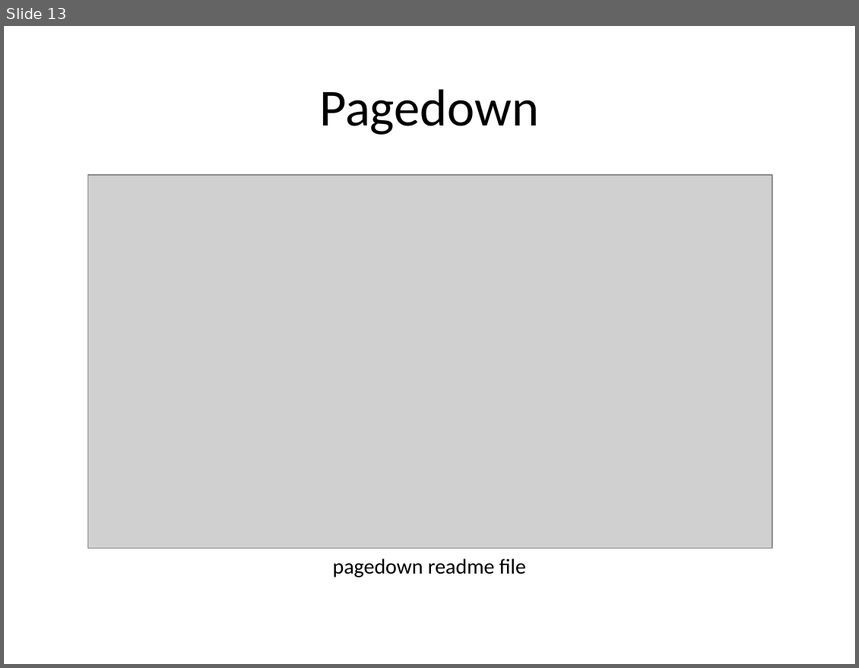
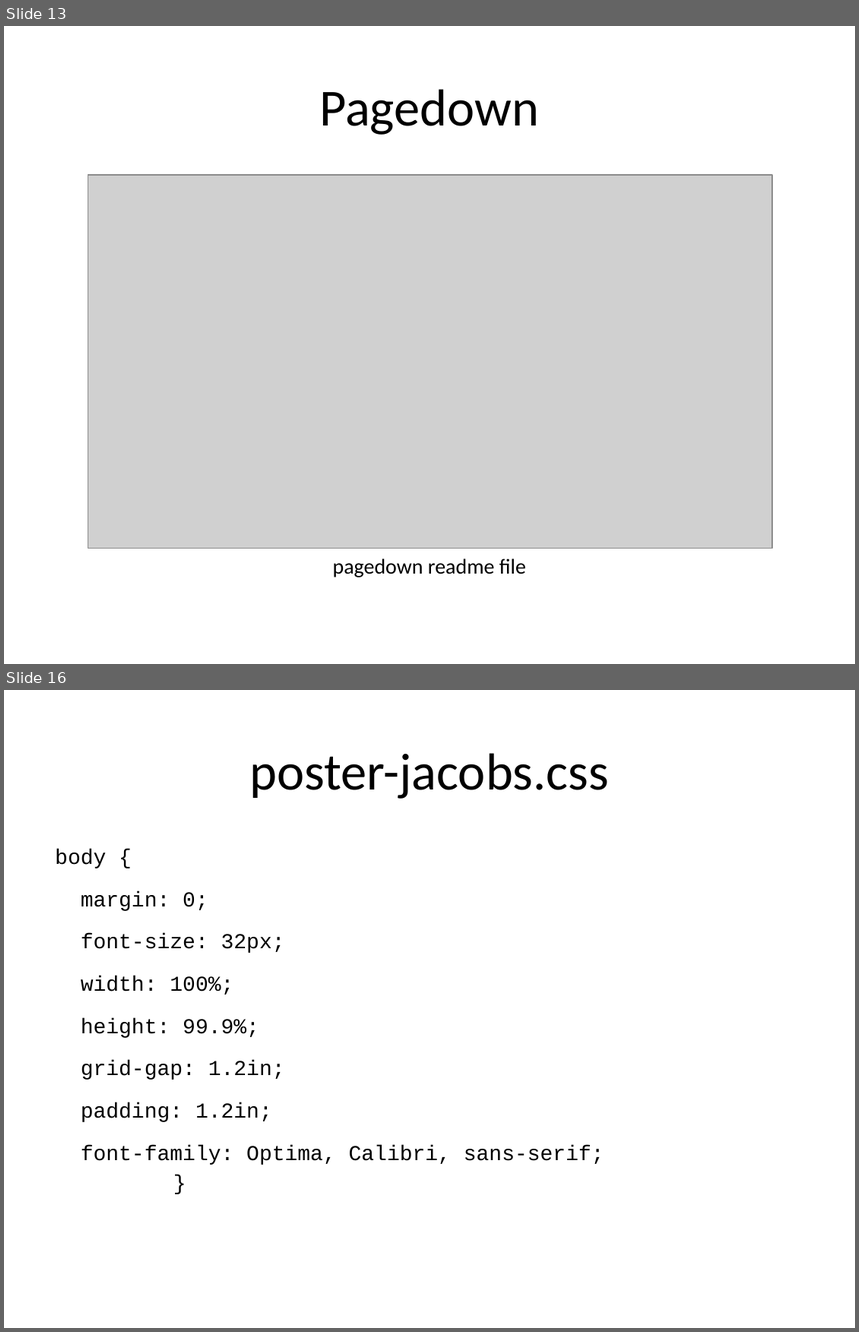
Before and after one commit to pmean/posters-with-pagedown, a slide deck: src/posters.pptx. Shown one above the other, each under a label of ours: slide 13 before the commit, slides 13 and 16 after it; the slides between them are not shown. The pictures are 859x668 and 859x1332 pixels, drawn with LibreOffice and Linux fonts; fonts in the diff are those of the drawing; grey boxes stand for pictures. Boxes give left, top, right and bottom in pixels: in the first picture for what was removed or moved away, otherwise in the second. Text is boxed around its words. In the diff, an @@ line names an element or a change of style, - is before the commit and + after.

Commit message:
Integrated text from poster-jacobs

```diff
--- a/src/posters.pptx
+++ b/src/posters.pptx
@@ slide 16 added at bbox=[4, 690, 855, 1328], background #FFFFFF @@
@@ title added at bbox=[249, 753, 609, 799], 44 pt, text #000000 @@
+poster-jacobs.css
@@ text added at bbox=[55, 849, 604, 1165], 18 pt, text #000000 @@
+body {
+margin: 0;
+font-size: 32px;
+width: 100%;
+height: 99.9%;
+grid-gap: 1.2in;
+padding: 1.2in;
+font-family: Optima, Calibri, sans-serif;
+}
```
Also in this commit, not shown: 3 slides changed, 19 other slides added, 7 other files.
